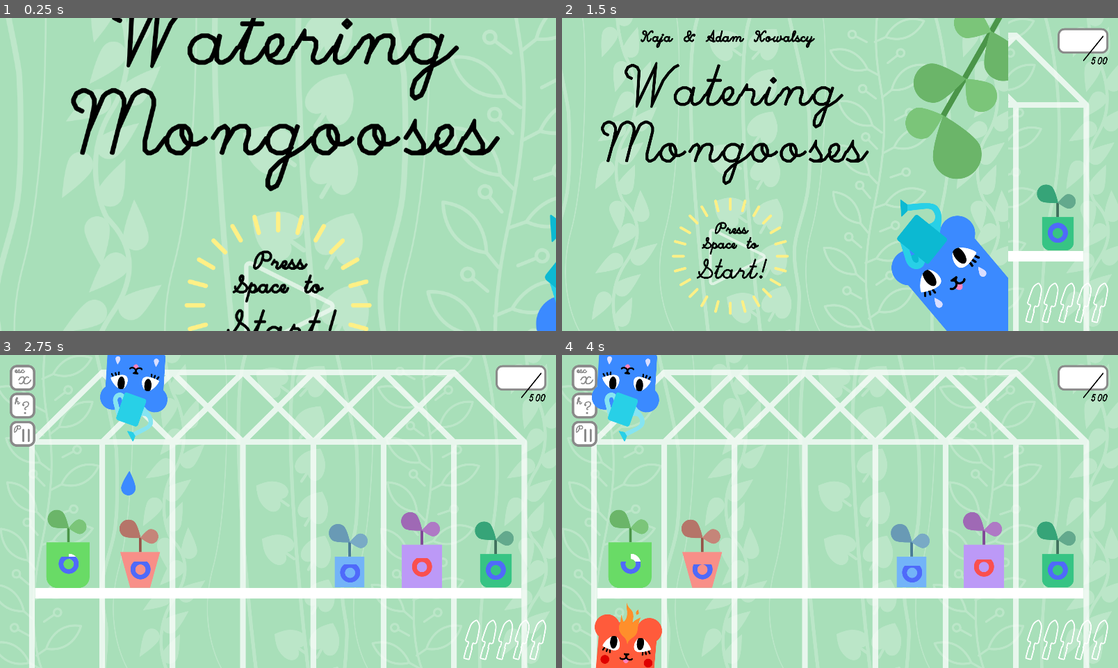
Above: before the commit, frames 1-4 (two rows, left to right).
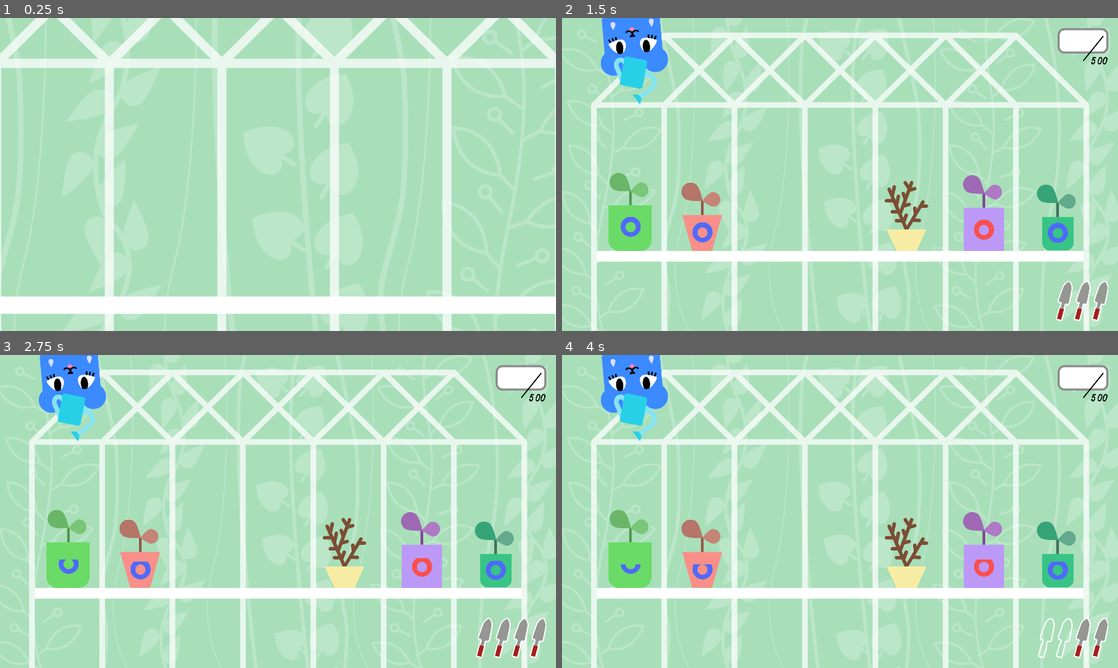
Above: after the commit, the same moments.

Repository: Janakanty/Mongoose-Garden
Game: Godot game, scene res://src/mainGamePlay/main.tscn
Same seed, same stepped clock (60 frames per second), same inputs: the game is played once before the commit and once after it.
Inputs:
- Up to frame 1 (0.25 s): no input
- Up to frame 2 (1.5 s): hold Right (right) 0.53-1.28 s; tap P (p) at 0.6 s; tap Space (space) at 0.8, 1.35 s; hold Down (down) from 1.28 s (still down)
- Up to frame 3 (2.75 s): tap E (e, bound only after the commit) at 1.55, 2.1 s; release Down (down) at 2.03 s; hold Right (right) from 2.03 s (still down); tap Q (q, bound only after the commit) at 2.3 s
- Up to frame 4 (4 s): release Right (right) at 2.78 s; hold Up (up) 2.78-3.53 s; tap Q (q, bound only after the commit) at 2.85 s; tap R (r, bound only after the commit) at 3.05, 3.6 s; tap Enter at 3.5 s; hold Left (left) from 3.53 s (still down); tap W (w, bound only after the commit) at 3.8 s

The runs differ from the first frame. In frame 1, 24% of the frame differs, in the area x 0-100%, y 0-100%; in frame 2, 31%, in the area x 5-99%, y 0-100%; in frame 3, 7.7%; in frame 4, 6.3%.

Commit message:
life

Diff:
--- a/global.gd
+++ b/global.gd
@@ -1,12 +1,17 @@
 extends Node
 
-var mongoose_active = false
+var mongoose_active : bool = false
+var start_gameplay : bool = false
+var notes_showed : bool = false
+var pause : bool = false
+var pause_by_p : bool = false
+
 var point = 0
-var life = 5
-var start_gameplay = false
-var notes_showed = false
-var pause = false
+var MAX_HP = 3
+var HP = 3
+var game_over = false
 
+# ZMIENNE ZPRAWDZAJĄ CZY KTOŚ JE AKTUALNIE PODLEWA LUB NAWILŻA
 # kolumna 1
 var watering_col1 = 0
 var evaporating_col1 = 0
--- a/project.godot
+++ b/project.godot
@@ -67,6 +67,26 @@
 "events": [ Object(InputEventKey,"resource_local_to_scene":false,"resource_name":"","device":0,"alt":false,"shift":false,"control":false,"meta":false,"command":false,"pressed":false,"scancode":0,"physical_scancode":80,"unicode":0,"echo":false,"script":null)
  ]
 }
+q={
+"deadzone": 0.5,
+"events": [ Object(InputEventKey,"resource_local_to_scene":false,"resource_name":"","device":0,"alt":false,"shift":false,"control":false,"meta":false,"command":false,"pressed":false,"scancode":0,"physical_scancode":81,"unicode":0,"echo":false,"script":null)
+ ]
+}
+w={
+"deadzone": 0.5,
+"events": [ Object(InputEventKey,"resource_local_to_scene":false,"resource_name":"","device":0,"alt":false,"shift":false,"control":false,"meta":false,"command":false,"pressed":false,"scancode":0,"physical_scancode":87,"unicode":0,"echo":false,"script":null)
+ ]
+}
+e={
+"deadzone": 0.5,
+"events": [ Object(InputEventKey,"resource_local_to_scene":false,"resource_name":"","device":0,"alt":false,"shift":false,"control":false,"meta":false,"command":false,"pressed":false,"scancode":0,"physical_scancode":69,"unicode":0,"echo":false,"script":null)
+ ]
+}
+r={
+"deadzone": 0.5,
+"events": [ Object(InputEventKey,"resource_local_to_scene":false,"resource_name":"","device":0,"alt":false,"shift":false,"control":false,"meta":false,"command":false,"pressed":false,"scancode":0,"physical_scancode":82,"unicode":0,"echo":false,"script":null)
+ ]
+}
 
 [physics]
 
--- a/src/diary/Control.gd
+++ b/src/diary/Control.gd
@@ -1,12 +1,16 @@
-extends Control
+extends Node2D
 
 func _input(_event):
-	if Input.is_action_just_pressed("space") and Global.notes_showed == false and Global.start_gameplay == true:
+	if Input.is_action_just_pressed("space") and Global.notes_showed == false and Global.start_gameplay == true :
 		show()
 		Global.notes_showed = true
+		get_parent().pause_game()
 	elif Input.is_action_just_pressed("space") and Global.notes_showed == true:
 		hide()
 		Global.notes_showed = false
+		if Global.pause_by_p == false:
+				get_parent().pause_game()
+
 	if Input.is_action_just_pressed("left") and Global.notes_showed == true:
 		$TextureRect2.hide()
 		$TextureRect.show()
--- a/src/diary/notes.tscn
+++ b/src/diary/notes.tscn
@@ -4,13 +4,9 @@
 [ext_resource path="res://graphics/interface/DZIENNIK2.png" type="Texture" id=2]
 [ext_resource path="res://graphics/interface/DZIENNIK1.png" type="Texture" id=3]
 
-[node name="Control" type="Control"]
-anchor_right = 1.0
-anchor_bottom = 1.0
+[node name="Control" type="Node2D"]
+z_index = 2
 script = ExtResource( 1 )
-__meta__ = {
-"_edit_use_anchors_": false
-}
 
 [node name="TextureRect" type="TextureRect" parent="."]
 margin_right = 40.0
--- /dev/null
+++ b/src/mainGamePlay/HP.gd
@@ -0,0 +1,76 @@
+extends Control
+
+onready var one_hp =   get_node("HBoxContainer/HP1")
+onready var two_hp =   get_node("HBoxContainer/HP2")
+onready var three_hp = get_node("HBoxContainer/HP3")
+onready var four_hp =  get_node("HBoxContainer/HP4")
+onready var five_hp =  get_node("HBoxContainer/HP5")
+onready var six_hp =   get_node("HBoxContainer/HP6")
+onready var seven_hp = get_node("HBoxContainer/HP7")
+onready var eight_hp = get_node("HBoxContainer/HP8")
+onready var nine_hp =  get_node("HBoxContainer/HP9")
+
+var HP_array = Array()
+
+func init_array():
+		HP_array = [one_hp, two_hp, three_hp, four_hp, five_hp, six_hp, seven_hp, eight_hp, nine_hp]
+
+
+func _ready():
+		init_array()
+		stat_HP()
+		decrease_HP()
+		decrease_HP()
+		decrease_HP()
+		increase_HP()
+		increase_HP()
+		increase_HP()
+
+
+
+func stat_HP():
+		if Global.MAX_HP < 10:
+				for n in Global.MAX_HP:
+						HP_array[n].visible = true
+
+
+# MAX HP FUNCTIONS
+
+func increase_MAX_HP(): #chyba działa
+		var pom = 0
+		if Global.MAX_HP < 9 : #Global.MAX_HP zostało podwyższone
+				Global.MAX_HP += 1
+				Global.HP += 1
+				for n in Global.MAX_HP:
+						HP_array[n].visible = true
+						pom = n
+				HP_array[Global.MAX_HP - 1].get_node("HP").visible = true
+
+
+func decrease_MAX_HP():#CHYBA DZIAŁA
+		if Global.MAX_HP > 0 : #Global.MAX_HP zostało obniżone
+				Global.MAX_HP -= 1
+				Global.HP -= 1
+				HP_array[Global.MAX_HP].visible = false
+		if Global.MAX_HP == 0:
+				Global.game_over = true
+
+
+# HP FUNCTIONS
+
+
+func increase_HP():
+		var pom = Global.MAX_HP - Global.HP
+		if Global.HP < Global.MAX_HP : #Global.MAX_HP zostało podwyższone
+				Global.HP += 1
+				for n  in Global.HP:
+					HP_array[Global.MAX_HP - 1 - n].get_node("HP").visible = true
+
+
+func decrease_HP():
+		if Global.HP > 0 : #Global.MAX_HP zostało obniżone
+				Global.HP -= 1
+				for n in (Global.MAX_HP - Global.HP):
+						HP_array[n].get_node("HP").visible = false
+		if Global.HP == 0:
+				Global.game_over = true
--- /dev/null
+++ b/src/mainGamePlay/HP.tscn
@@ -0,0 +1,157 @@
+[gd_scene load_steps=4 format=2]
+
+[ext_resource path="res://graphics/menu/shovel_contour.png" type="Texture" id=1]
+[ext_resource path="res://src/mainGamePlay/HP.gd" type="Script" id=2]
+[ext_resource path="res://graphics/menu/shovel.png" type="Texture" id=3]
+
+[node name="HP_System" type="Control"]
+anchor_right = 1.0
+anchor_bottom = 1.0
+script = ExtResource( 2 )
+__meta__ = {
+"_edit_use_anchors_": false
+}
+
+[node name="HBoxContainer" type="HBoxContainer" parent="."]
+anchor_left = 1.0
+anchor_top = 1.0
+anchor_right = 1.0
+anchor_bottom = 1.0
+margin_left = -648.0
+margin_top = -169.0
+margin_right = -32.0
+margin_bottom = -29.0
+alignment = 2
+__meta__ = {
+"_edit_use_anchors_": false
+}
+
+[node name="HP1" type="TextureRect" parent="HBoxContainer"]
+margin_left = 434.0
+margin_right = 492.0
+margin_bottom = 140.0
+texture = ExtResource( 1 )
+
+[node name="HP" type="TextureRect" parent="HBoxContainer/HP1"]
+margin_right = 40.0
+margin_bottom = 40.0
+texture = ExtResource( 3 )
+__meta__ = {
+"_edit_use_anchors_": false
+}
+
+[node name="HP2" type="TextureRect" parent="HBoxContainer"]
+margin_left = 496.0
+margin_right = 554.0
+margin_bottom = 140.0
+texture = ExtResource( 1 )
+
+[node name="HP" type="TextureRect" parent="HBoxContainer/HP2"]
+texture = ExtResource( 3 )
+__meta__ = {
+"_edit_use_anchors_": false
+}
+
+[node name="HP3" type="TextureRect" parent="HBoxContainer"]
+margin_left = 558.0
+margin_right = 616.0
+margin_bottom = 140.0
+texture = ExtResource( 1 )
+
+[node name="HP" type="TextureRect" parent="HBoxContainer/HP3"]
+margin_right = 40.0
+margin_bottom = 40.0
+texture = ExtResource( 3 )
+__meta__ = {
+"_edit_use_anchors_": false
+}
+
+[node name="HP4" type="TextureRect" parent="HBoxContainer"]
+visible = false
+margin_left = 558.0
+margin_right = 616.0
+margin_bottom = 140.0
+texture = ExtResource( 1 )
+
+[node name="HP" type="TextureRect" parent="HBoxContainer/HP4"]
+margin_right = 40.0
+margin_bottom = 40.0
+texture = ExtResource( 3 )
+__meta__ = {
+"_edit_use_anchors_": false
+}
+
+[node name="HP5" type="TextureRect" parent="HBoxContainer"]
+visible = false
+margin_left = 558.0
+margin_right = 616.0
+margin_bottom = 140.0
+texture = ExtResource( 1 )
+
+[node name="HP" type="TextureRect" parent="HBoxContainer/HP5"]
+margin_right = 40.0
+margin_bottom = 40.0
+texture = ExtResource( 3 )
+__meta__ = {
+"_edit_use_anchors_": false
+}
+
+[node name="HP6" type="TextureRect" parent="HBoxContainer"]
+visible = false
+margin_left = 372.0
+margin_right = 430.0
+margin_bottom = 140.0
+texture = ExtResource( 1 )
+
+[node name="HP" type="TextureRect" parent="HBoxContainer/HP6"]
+margin_right = 40.0
+margin_bottom = 40.0
+texture = ExtResource( 3 )
+__meta__ = {
+"_edit_use_anchors_": false
+}
+
+[node name="HP7" type="TextureRect" parent="HBoxContainer"]
+visible = false
+margin_left = 434.0
+margin_right = 492.0
+margin_bottom = 140.0
+texture = ExtResource( 1 )
+
+[node name="HP" type="TextureRect" parent="HBoxContainer/HP7"]
+margin_right = 40.0
+margin_bottom = 40.0
+texture = ExtResource( 3 )
+__meta__ = {
+"_edit_use_anchors_": false
+}
+
+[node name="HP8" type="TextureRect" parent="HBoxContainer"]
+visible = false
+margin_left = 496.0
+margin_right = 554.0
+margin_bottom = 140.0
+texture = ExtResource( 1 )
+
+[node name="HP" type="TextureRect" parent="HBoxContainer/HP8"]
+margin_right = 40.0
+margin_bottom = 40.0
+texture = ExtResource( 3 )
+__meta__ = {
+"_edit_use_anchors_": false
+}
+
+[node name="HP9" type="TextureRect" parent="HBoxContainer"]
+visible = false
+margin_left = 558.0
+margin_right = 616.0
+margin_bottom = 140.0
+texture = ExtResource( 1 )
+
+[node name="HP" type="TextureRect" parent="HBoxContainer/HP9"]
+margin_right = 40.0
+margin_bottom = 40.0
+texture = ExtResource( 3 )
+__meta__ = {
+"_edit_use_anchors_": false
+}
--- a/src/mainGamePlay/main.gd
+++ b/src/mainGamePlay/main.gd
@@ -6,6 +6,8 @@
 onready var mongooses = $mongooses
 onready var tween = get_node("Tween")
 
+
+var max_hp = 3               # maksymalna ilosc życia
 var column = 1               # kolumna na której aktualnie jest mangusta
 var mongoose_mode = 1        # 1 - water , 2 - fire , 3 - garderer
 var mongoose_is_changing = 0 # zmienna nie pozwalająca uruchomić kolejnej animacji jeżeli aktualna się jeszcze nie skoczyła.
@@ -25,8 +27,20 @@
 		quit()
 
 
+func test_HP():
+		if Input.is_action_just_pressed("q"):
+				get_node("background/HP_System").increase_MAX_HP()
+		if Input.is_action_just_pressed("w"):
+				get_node("background/HP_System").decrease_MAX_HP()
+		if Input.is_action_just_pressed("e"):
+				get_node("background/HP_System").increase_HP()
+		if Input.is_action_just_pressed("r"):
+				get_node("background/HP_System").decrease_HP()
+
+
 func _input(_event):
 		space_menu_start_game()
+		test_HP()
 
 # FUNKCJE STERUJĄCE
 
@@ -78,17 +92,28 @@
 
 
 func pause_game_p():
-		if Input.is_action_just_pressed("p"):
-			if Global.pause == false:
+		if Input.is_action_just_pressed("p") :
+				Global.pause_by_p = true
+				pause_game()
+
+
+func pause_game():
+		if Global.pause == false:
 				for i in get_node("plantControl").get_children():
 						i.pause_game()
+				for i in get_node("mongooses").get_children():
+						i.pause_mongoose()
 				get_node("gameplayMachineTime").paused = true
-			else:
+				Global.pause = true
+		elif Global.pause == true and Global.notes_showed == false:
 				for i in get_node("plantControl").get_children():
 						i.loose_game()
+				for i in get_node("mongooses").get_children():
+						i.loose_mongoose()
 				get_node("gameplayMachineTime").paused = false
-
-
+				Global.pause = false
+				Global.pause_by_p = false
+		Global.mongoose_active = false
 
 func quit():
 		if Input.is_action_pressed("quit"):
@@ -111,7 +136,6 @@
 				pass
 				#false
 
-
 func _on_changeMongoose_animation_finished(_anim_name):
 		mongoose_is_changing = 0
 
@@ -121,4 +145,4 @@
 		$plantControl.get_new_plant(2)
 		$plantControl.get_new_plant(3)
 		$plantControl.get_new_plant(4)
-		$plantControl.get_new_plant(5)
+		$plantControl.get_new_plant(6)
--- a/src/mainGamePlay/main.tscn
+++ b/src/mainGamePlay/main.tscn
@@ -1,9 +1,9 @@
-[gd_scene load_steps=23 format=2]
+[gd_scene load_steps=24 format=2]
 
 [ext_resource path="res://src/mainGamePlay/main.gd" type="Script" id=1]
 [ext_resource path="res://src/mongooses/waterMongoose/waterMongoose.tscn" type="PackedScene" id=2]
 [ext_resource path="res://src/mainGamePlay/plantControl.gd" type="Script" id=3]
-[ext_resource path="res://graphics/background/background UPDATE2.png" type="Texture" id=4]
+[ext_resource path="res://graphics/background/background.png" type="Texture" id=4]
 [ext_resource path="res://src/mongooses/gardererMongoose/gardenMongoose.tscn" type="PackedScene" id=5]
 [ext_resource path="res://src/mongooses/fireMongoose/fireMongoose.tscn" type="PackedScene" id=6]
 [ext_resource path="res://SOUNDS/untitled.wav" type="AudioStream" id=7]
@@ -14,6 +14,7 @@
 [ext_resource path="res://src/diary/notes.tscn" type="PackedScene" id=12]
 [ext_resource path="res://SOUNDS/ruch w bok.wav" type="AudioStream" id=13]
 [ext_resource path="res://SOUNDS/mangusci spiew.wav" type="AudioStream" id=14]
+[ext_resource path="res://src/mainGamePlay/HP.tscn" type="PackedScene" id=15]
 
 [sub_resource type="Animation" id=1]
 length = 0.001
@@ -218,6 +219,10 @@
 }
 
 [node name="background" type="Control" parent="."]
+anchor_right = 1.0
+anchor_bottom = 1.0
+margin_right = -1920.0
+margin_bottom = -1080.0
 __meta__ = {
 "_edit_use_anchors_": false
 }
@@ -255,6 +260,14 @@
 "_edit_use_anchors_": false
 }
 
+[node name="HP_System" parent="background" instance=ExtResource( 15 )]
+anchor_right = 0.0
+anchor_bottom = 0.0
+margin_left = 5.0
+margin_top = 4.0
+margin_right = 1919.0
+margin_bottom = 1075.0
+
 [node name="mongooses" type="Control" parent="."]
 margin_left = 231.0
 margin_right = 231.0
@@ -285,14 +298,15 @@
 }
 
 [node name="started_instruction" type="TextureRect" parent="."]
+visible = false
 anchor_left = 0.5
 anchor_top = 0.5
 anchor_right = 0.5
 anchor_bottom = 0.5
 margin_left = -526.0
-margin_top = -419.0
-margin_right = 517.0
-margin_bottom = 452.0
+margin_top = -479.0
+margin_right = 535.0
+margin_bottom = 502.0
 texture = ExtResource( 11 )
 __meta__ = {
 "_edit_use_anchors_": false
@@ -302,10 +316,11 @@
 visible = false
 
 [node name="menu" type="Control" parent="."]
-anchor_right = 1.0
-anchor_bottom = 1.0
-margin_right = 74880.0
-margin_bottom = 42120.0
+visible = false
+anchor_right = 1.0
+anchor_bottom = 1.0
+margin_right = 120960.0
+margin_bottom = 68040.0
 __meta__ = {
 "_edit_use_anchors_": false
 }
--- a/src/mainGamePlay/plantControl.gd
+++ b/src/mainGamePlay/plantControl.gd
@@ -26,8 +26,7 @@
 				3: next_plant.VIOLIK()
 				4: next_plant.NEEDLI()
 				5: next_plant.BLUMLIT()
-				#6:plant = preload("res://src/plants/bleblo/bleblo.tscn")
-
+				6: next_plant.BLEBLO()
 
 
 		var rng = rand_free_plant_slots()
@@ -61,5 +60,5 @@
 func _on_gameplayMachineTime_timeout():
 		rng = RandomNumberGenerator.new()
 		rng.randomize()
-		var my_random_number = rng.randi_range(1, 5)
+		var my_random_number = rng.randi_range(1, 6)
 		get_new_plant(my_random_number)
--- a/src/mongooses/fireMongoose/fireMongoose.gd
+++ b/src/mongooses/fireMongoose/fireMongoose.gd
@@ -34,6 +34,23 @@
 		Global.mongoose_active = false
 		powerOFF_plant()
 
+func pause_mongoose():
+		$power.stop()
+		$power2.stop()
+		$AudioStreamPlayer.stop()
+		Global.mongoose_active = false
+		powerOFF_plant()
+
+
+func loose_mongoose():
+		if active ==true:
+				get_parent().get_node("water").get_node("power").stop()
+				get_parent().get_node("water").get_node("ColorRect").get_node("Particles2D").emitting = false
+				$power.play_backwards("powerON")
+				$power2.play()
+				$AudioStreamPlayer.stop()
+				Global.mongoose_active = false
+				powerOFF_plant()
 
 func powerOFF_plant():
 		Global.evaporating_col1 = 0
--- a/src/mongooses/gardererMongoose/gardenMongoose.gd
+++ b/src/mongooses/gardererMongoose/gardenMongoose.gd
@@ -1,6 +1,11 @@
 extends Control
 
 var active: bool = false
+
+func _ready():
+		$pows.z_index = 1
+
+
 
 func _input(_event):
 		power_if_active()
@@ -25,6 +30,18 @@
 		Global.mongoose_active = false
 
 
+func pause_mongoose():
+		if active == true:
+				Global.mongoose_active = false
+				$power.stop()
+
+
+func loose_mongoose():
+		if active == true:
+				Global.mongoose_active = true
+				$power.play("RESET")
+
+
 func _on_Area2D_area_entered(area):
 		if area.is_in_group("plant"):
 				area.get_parent().taken_off_the_board()
--- a/src/mongooses/gardererMongoose/gardenMongoose.tscn
+++ b/src/mongooses/gardererMongoose/gardenMongoose.tscn
@@ -17,7 +17,7 @@
 "times": PoolRealArray( 0 ),
 "transitions": PoolRealArray( 1 ),
 "update": 0,
-"values": [ Vector2( -117, -2 ) ]
+"values": [ Vector2( -117, -686 ) ]
 }
 
 [sub_resource type="Animation" id=2]
@@ -42,9 +42,9 @@
 
 [node name="mongoose" type="Control"]
 margin_left = -117.0
-margin_top = -2.0
+margin_top = -686.0
 margin_right = 117.0
-margin_bottom = 997.0
+margin_bottom = 313.0
 rect_pivot_offset = Vector2( 117, 0 )
 script = ExtResource( 1 )
 __meta__ = {
@@ -60,31 +60,14 @@
 "_edit_use_anchors_": false
 }
 
-[node name="pows" type="TextureRect" parent="."]
-visible = false
-anchor_top = 0.033
-anchor_right = 1.0
-anchor_bottom = 0.934
-margin_left = 32.0
-margin_top = 596.033
-margin_right = -30.0
-margin_bottom = -134.066
+[node name="pows" type="Sprite" parent="."]
+position = Vector2( 118, 704 )
 texture = ExtResource( 3 )
 flip_v = true
-__meta__ = {
-"_edit_use_anchors_": false
-}
 
 [node name="power" type="AnimationPlayer" parent="."]
 anims/RESET = SubResource( 1 )
 anims/powerON = SubResource( 2 )
-
-[node name="Light2D" type="Light2D" parent="."]
-light_mask = 3
-position = Vector2( 119, 714 )
-scale = Vector2( 1.01547, -1.04272 )
-texture = ExtResource( 3 )
-mode = 2
 
 [node name="Area2D" type="Area2D" parent="."]
 
--- a/src/mongooses/waterMongoose/waterMongoose.gd
+++ b/src/mongooses/waterMongoose/waterMongoose.gd
@@ -28,6 +28,16 @@
 		Global.mongoose_active = false
 		powerOFF_plant()
 
+func pause_mongoose():
+		$power.stop()
+		$AudioStreamPlayer.stop()
+		$ColorRect/Particles2D.emitting = false
+		Global.mongoose_active = false
+		powerOFF_plant()
+
+
+func loose_mongoose():
+		pass
 
 func powerOFF_plant():
 		Global.watering_col1 = 0
--- a/src/plants/plant/plant.gd
+++ b/src/plants/plant/plant.gd
@@ -17,6 +17,7 @@
 var my_x_position
 var added_condition = 0
 var name_plant
+var speed_progress = 10
 
 
 func _ready():
@@ -133,11 +134,9 @@
 
 func pause_game():
 		get_node("Timer_to_lose").paused = true
-		Global.pause = true
 
 func loose_game():
 		get_node("Timer_to_lose").paused = false
-		Global.pause = false
 
 
 func check_plant_condition():
@@ -210,8 +209,6 @@
 
 
 
-
-
 func _on_progres_value_changed(value):
 		regres_bar.hide()
 		if progres_bar.max_value == value:
@@ -239,7 +236,7 @@
 # -  właściwości specjalnych
 
 
-func LOBDILLA(): # LOAD CZY PRELOAD? OTO JEST PTANIE
+func LOBDILLA(): #dość szybki kwiatek. Mało punktowany ale bardzo szybki do realizacji
 		name_plant = "LOBDILLA"
 		point = 1
 		time_down = 5
@@ -268,7 +265,7 @@
 		progres_bar.value = 0
 
 
-func BLEEDI():
+func BLEEDI(): #normalny kwiatek, potencjalnie normalna długoścc podlewania
 		name_plant = "BLEEDI"
 		point = 1
 		time_down = 10
@@ -301,7 +298,7 @@
 		progres_bar.value = 0
 
 
-func VIOLIK():
+func VIOLIK():  #ten kwaitek co się tylko podlewa parą
 		name_plant = "VIOLIK"
 		point = 1
 		time_down = 20
@@ -355,7 +352,7 @@
 		$textures/plantDEAD.texture = load("res://graphics/plants/needli/NEEDLI DEAD.png")
 		$textures/plantREADY.texture = load("res://graphics/plants/needli/NEEDLI OK.png")
 
-func progress_max_value_NEEDLI(_value):
+func progress_max_value_NEEDLI(_value): #ten kaktus co najdłużej można go zostawić
 		if plant_condition == 1:
 				plant_condition = plant_condition + 1
 		elif plant_level == 0:
@@ -386,7 +383,7 @@
 
 
 
-func BLUMLIT():
+func BLUMLIT(): # ten niebieski co daje życie
 		name_plant = "BLUMLIT"
 		point = 1
 		time_down = 15
@@ -416,6 +413,18 @@
 		progres_bar.value = 0
 
 
+func BLEBLO(): #krzak co utrudnia życie
+	name_plant = "BLUMLIT"
+	point = 1
+	ready = true
+	dead = true
+	$textures.rect_position.y +=152
+	$textures/progres.hide()
+	$textures/regres.hide()
+	$textures/smallPlantOK.hide()
+	$textures/flowerPot.texture = load("res://graphics/plants/bleblo/bleblo.png")
+
+
 func BOOMDI():
 	pass
 
Binary file changed: graphics/background/background.png
Binary file changed: graphics/menu/shovel.png
Binary file added: graphics/menu/shovel_contour.png
Not shown, added: graphics/menu/shovel_contour.png.import
